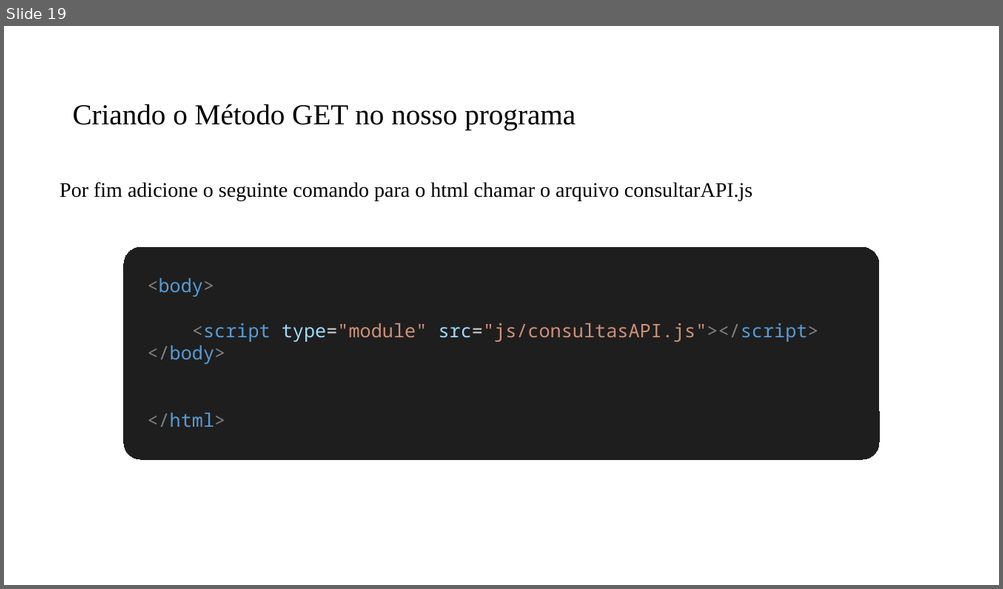
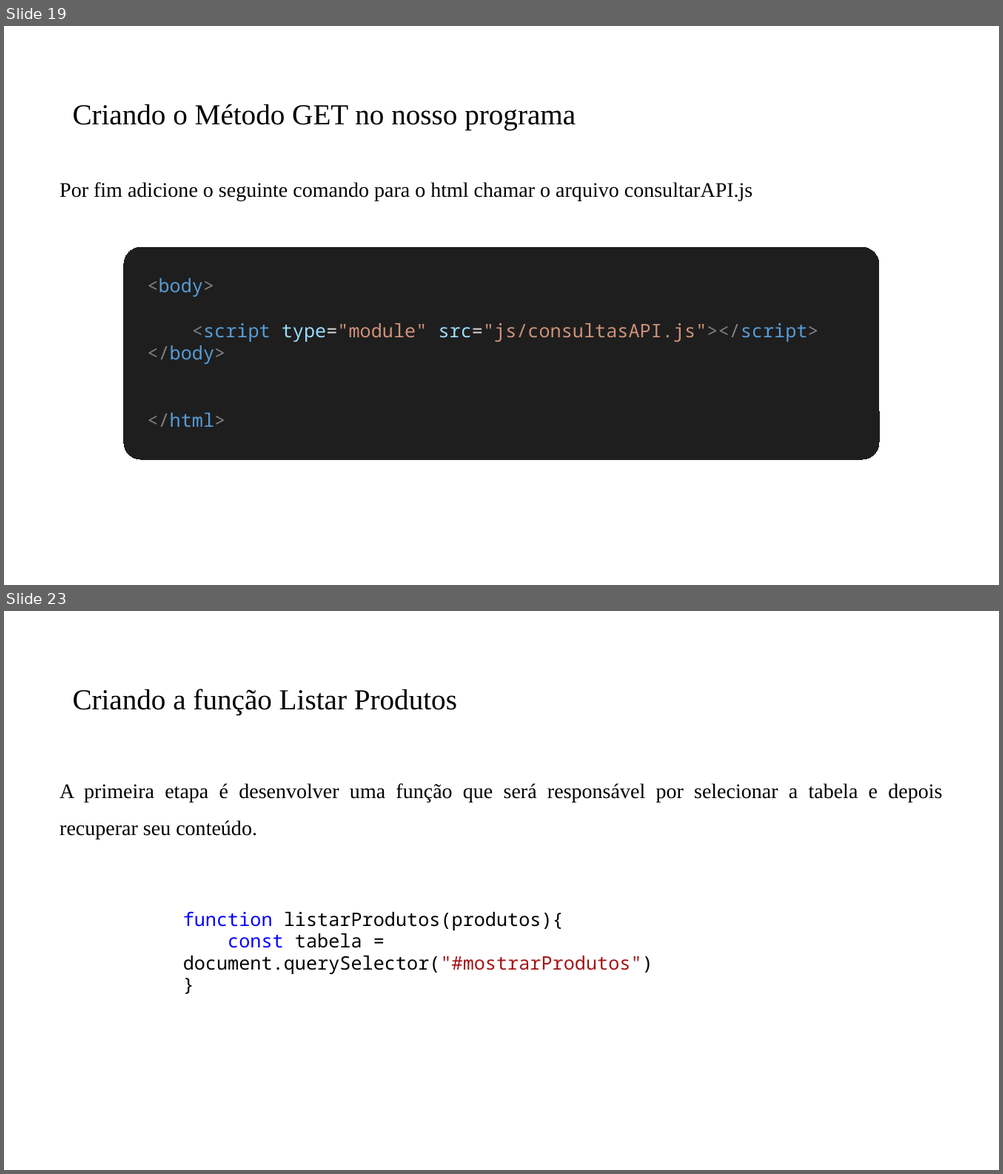
Before and after one commit to PedroMiho/UMC, a slide deck: SI/Programação para Internet/Módulo 2 - JavaScript/Aula03 - Implementado o CRUD/Implementando CRUD.pptx. Shown one above the other, each under a label of ours: slide 19 before the commit, slides 19 and 23 after it; the slides between them are not shown. The pictures are 1003x589 and 1003x1174 pixels, drawn with LibreOffice and Linux fonts; fonts in the diff are those of the drawing; background and template pictures are left out. Boxes give left, top, right and bottom in pixels: in the first picture for what was removed or moved away, otherwise in the second. Text is boxed around its words. In the diff, an @@ line names an element or a change of style, - is before the commit and + after.

```diff
--- a/SI/Programação para Internet/Módulo 2 - JavaScript/Aula03 - Implementado o CRUD/Implementando CRUD.pptx
+++ b/SI/Programação para Internet/Módulo 2 - JavaScript/Aula03 - Implementado o CRUD/Implementando CRUD.pptx
@@ slide 23 added at [4, 611, 999, 1170], background #FFFFFF @@
@@ title added at [73, 689, 457, 715], 28 pt, text #000000 @@
+Criando a função Listar Produtos
@@ text added at [60, 783, 942, 840], 20 pt, text #000000 @@
+A primeira etapa é desenvolver uma função que será responsável por selecionar a tabela e depois recuperar seu conteúdo.
@@ text added at [183, 911, 653, 974], 18 pt, text #000000 @@
+function listarProdutos(produtos){
+const tabela = document.querySelector("#mostrarProdutos")
+}
```
Also in this commit, not shown: 7 other slides added, 9 slides removed, 4 other files.
